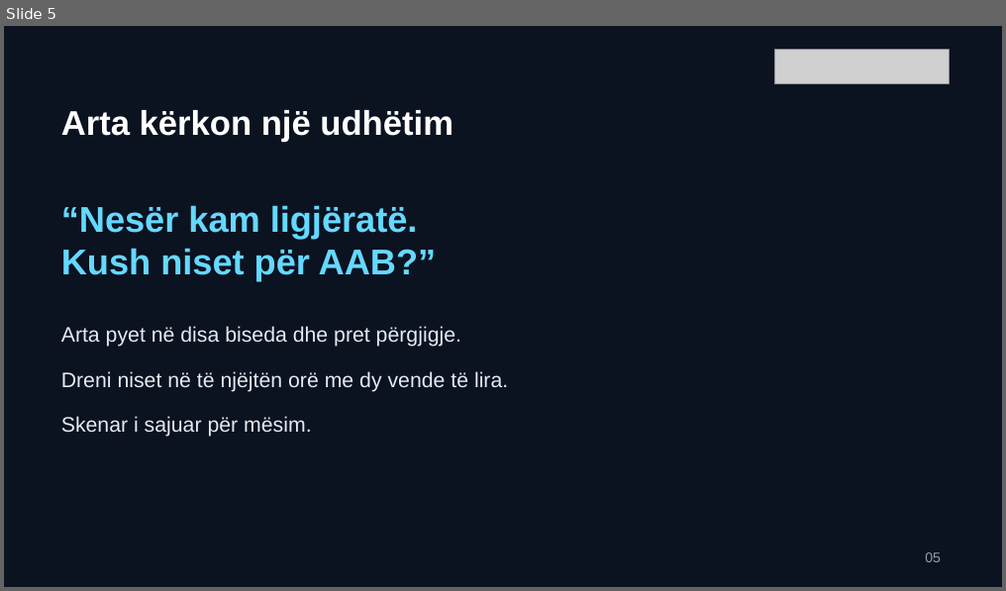
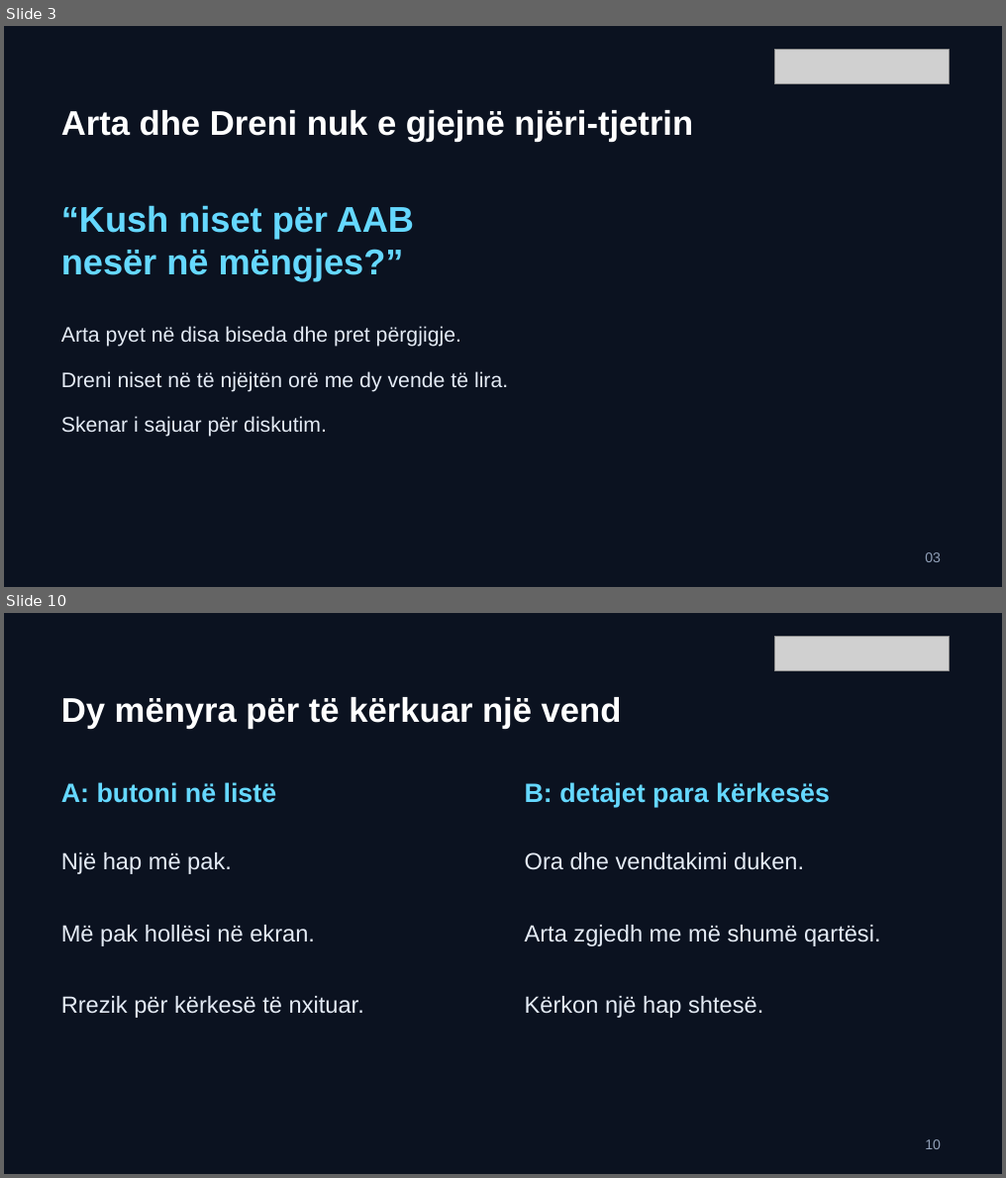
Before and after one commit to arbenl/arbenl.github.io, a slide deck: lendet/2026-2027/mobile/lectures/ligjerata-02-rideshare-ideja-mvp-2026.pptx. Shown one above the other, each under a label of ours: slide 5 before the commit, slides 3 and 10 after it; the slides between them are not shown. The pictures are 1006x591 and 1006x1178 pixels, drawn with LibreOffice and Linux fonts; fonts in the diff are those of the drawing; grey boxes stand for pictures. Boxes give left, top, right and bottom in pixels: in the first picture for what was removed or moved away, otherwise in the second. Text is boxed around its words. In the diff, an @@ line names an element or a change of style, - is before the commit and + after.

```diff
--- a/lendet/2026-2027/mobile/lectures/ligjerata-02-rideshare-ideja-mvp-2026.pptx
+++ b/lendet/2026-2027/mobile/lectures/ligjerata-02-rideshare-ideja-mvp-2026.pptx
@@ slide 10 added at (x1=4, y1=613, x2=1002, y2=1174), background #0B1220 @@
@@ picture added at (x1=774, y1=636, x2=948, y2=670) @@
@@ text added at (x1=61, y1=697, x2=622, y2=729), 33 pt, text #FFFFFF, bold @@
+Dy mënyra për të kërkuar një vend
@@ text added at (x1=61, y1=782, x2=277, y2=803), 25.5 pt, text #65D8FF, bold @@
+A: butoni në listë
@@ text added at (x1=525, y1=782, x2=830, y2=808), 25.5 pt, text #65D8FF, bold @@
+B: detajet para kërkesës
@@ text added at (x1=61, y1=853, x2=232, y2=874), 22.5 pt, text #E4EBF5 @@
+Një hap më pak.
@@ text added at (x1=525, y1=853, x2=804, y2=870), 22.5 pt, text #E4EBF5 @@
+Ora dhe vendtakimi duken.
@@ text added at (x1=61, y1=925, x2=315, y2=947), 22.5 pt, text #E4EBF5 @@
+Më pak hollësi në ekran.
@@ text added at (x1=525, y1=925, x2=880, y2=947), 22.5 pt, text #E4EBF5 @@
+Arta zgjedh me më shumë qartësi.
@@ text added at (x1=61, y1=996, x2=364, y2=1018), 22.5 pt, text #E4EBF5 @@
+Rrezik për kërkesë të nxituar.
@@ text added at (x1=525, y1=996, x2=763, y2=1018), 22.5 pt, text #E4EBF5 @@
+Kërkon një hap shtesë.
@@ text added at (x1=925, y1=1140, x2=941, y2=1150), 13.5 pt, text #91A0B8 @@
+10
@@ what was slide 5 is now slide 3 @@
@@ slide 3 changed as well @@
@@ text at (x1=61, y1=110, x2=693, y2=142): text changed @@
-Arta kërkon një udhëtim
+Arta dhe Dreni nuk e gjejnë njëri-tjetrin
@@ text at (x1=61, y1=205, x2=414, y2=281): text changed @@
-“Nesër kam ligjëratë.
-Kush niset për AAB?”
+“Kush niset për AAB
+nesër në mëngjes?”
@@ text at (x1=61, y1=416, x2=327, y2=437): text changed @@
-Skenar i sajuar për mësim.
+Skenar i sajuar për diskutim.
@@ text at (x1=925, y1=553, x2=941, y2=563): text changed @@
-05
+03
```
Also in this commit, not shown: 5 other slides changed, 15 other slides added, 20 slides removed, 15 other files.
